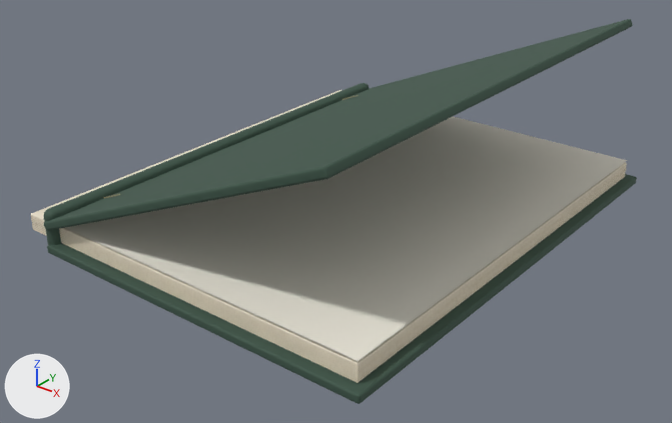
The Blender file keepsake/art/workbench/scrapbook.blend as it was, and as the next commit left it.
Camera for both pictures: a 50 mm camera at (0.628, -0.627, 0.383) aimed at (0.153, -0.033, 0.015). Every picture has the same lights, and +X, +Y and +Z are marked at lower left. The older version comes first. Both versions are drawn at frame 8 of the action 'OpenBook'; the numbers are the values there.

Objects in the first picture: 'Book_Back_Cover', 'Book_Front_Cover', 'Book_Left_Block', 'Book_Right_Block', 'Book_Spine', 'Book_Turning_Page' and 8 more.
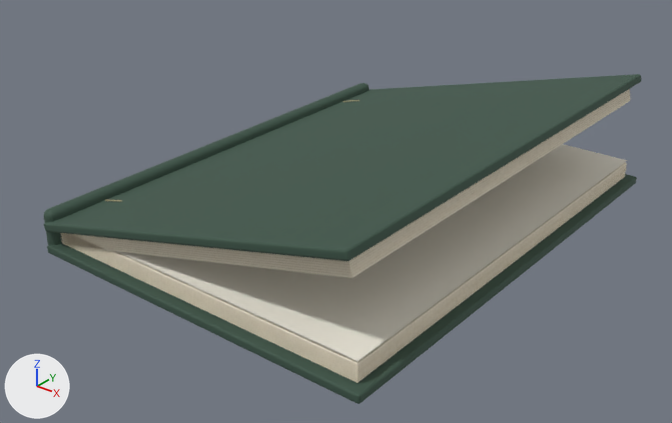
ob_book_left_pages is not drawn itself; it is the parent of ob_book_left_block, ob_book_left_edge_00, ob_book_left_edge_01, ob_book_left_edge_02, ob_book_left_edge_03, ob_book_left_edge_04, ob_book_left_edge_05, ob_book_left_edge_06.
ob_book_cover_hinge is not drawn itself; it is the parent of ob_book_front_cover, ob_book_stitch, ob_book_stitch_001.

Pixel boxes (x1, y1, x2, y2) of what changed, in the pictures (672 x 423 px):
'Book_Front_Cover', moved, turned
    before: (44, 19, 632, 231)
    after: (44, 74, 641, 261)
'Book_Left_Block', moved, turned, rescaled
    before: (31, 90, 342, 242)
    after: (63, 89, 630, 278)
'Book_Left_Edge_06', moved, turned, rescaled (not visible before)
    after: (64, 97, 630, 273)
'Book_Left_Edge_07', moved, turned, rescaled (not visible before)
    after: (65, 98, 631, 276)
'Book_Left_Edge_02', moved, turned, rescaled (not visible before)
    after: (62, 89, 630, 262)
'Book_Left_Edge_03', moved, turned, rescaled (not visible before)
    after: (62, 91, 630, 265)
'Book_Left_Edge_04', moved, turned, rescaled (not visible before)
    after: (63, 93, 630, 268)
'Book_Left_Edge_05', moved, turned, rescaled (not visible before)
    after: (63, 95, 630, 270)
'Book_Stitch', moved, turned
    before: (104, 194, 120, 198)
    after: (105, 200, 122, 202)
'Book_Stitch.001', moved, turned
    before: (342, 95, 358, 100)
    after: (343, 100, 360, 102)

The edits, one by one:
Object 'Book_Left_Pages' (ob_book_left_pages) is rescaled from (0.131, 1.0, 1.0) to (1.0, 1.0, 1.0).
Object 'Book_Left_Pages' (ob_book_left_pages) moves from (0.0, 0.0, 0.0) to (-0.000991, 0.0, 0.0309).
Object 'Book_Left_Pages' (ob_book_left_pages) turns from (0, 0, 0) to (0, 166, 0) degrees about x, y and z.
Object 'Book_Cover_Hinge' (ob_book_cover_hinge) moves from (0.0, 0.0, 0.029) to (0.0, 0.0, 0.027).
Object 'Book_Cover_Hinge' (ob_book_cover_hinge) turns from (0, -23, 0) to (0, -14, 0) degrees about x, y and z.
